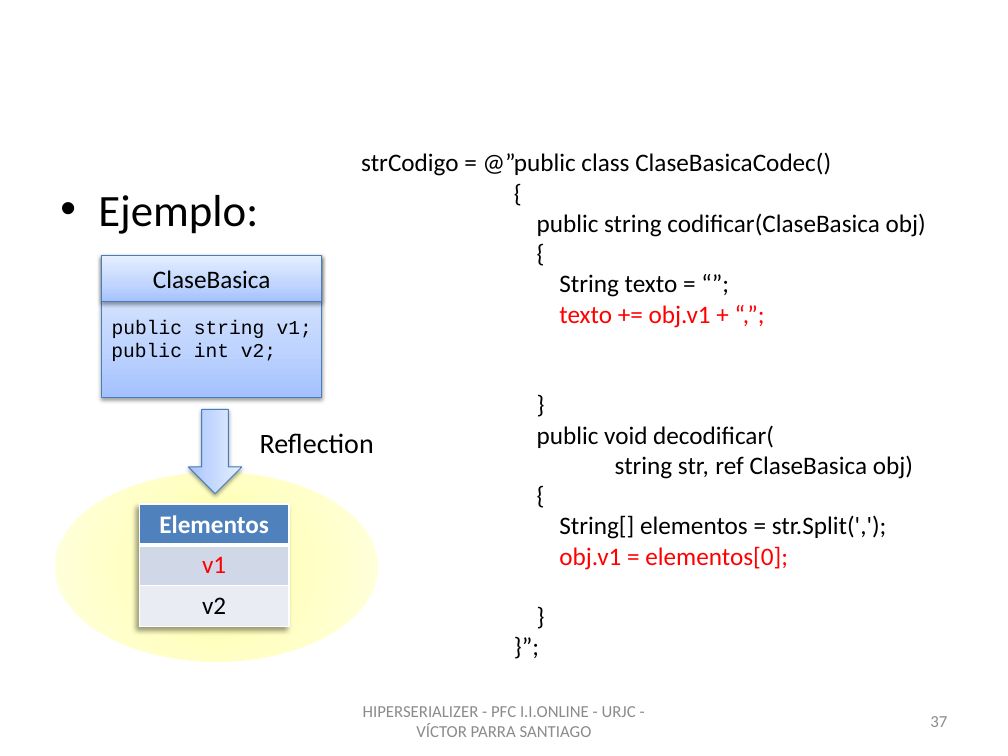
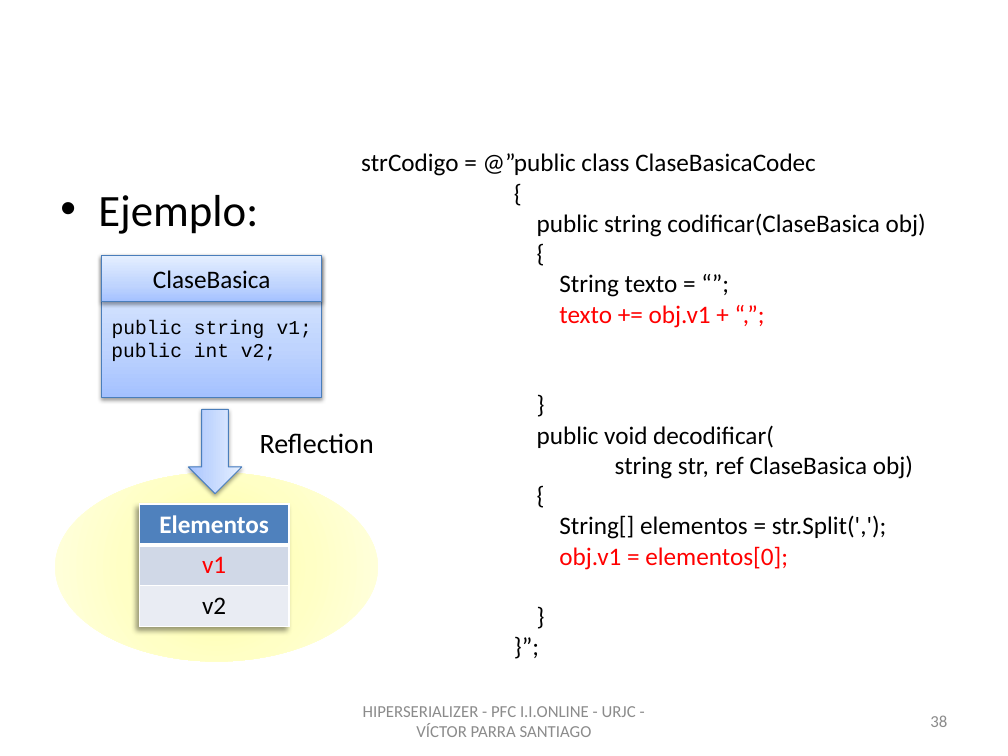
Before and after one commit to vitiparra/ProyectoFinDeCarrera, a slide deck: slide 38 of Memoria/PFC HiperSerializer.pptx (slide 37 before the commit). Drawn at 1008x756 pixels with LibreOffice and Linux fonts; fonts in the diff are those of the drawing; background and template pictures are left out. Boxes give left, top, right and bottom in pixels: in the first picture for what was removed or moved away, otherwise in the second. Text is boxed around its words. In the diff, an @@ line names an element or a change of style, - is before the commit and + after.

```diff
--- a/Memoria/PFC HiperSerializer.pptx
+++ b/Memoria/PFC HiperSerializer.pptx
@@ text at [514, 153, 816, 175]: text changed @@
-public class ClaseBasicaCodec()
+public class ClaseBasicaCodec
@@ page number at [930, 715, 947, 727]: text changed @@
-37
+38
```
Also in this commit, not shown: 17 other slides changed, 1 slide added.
